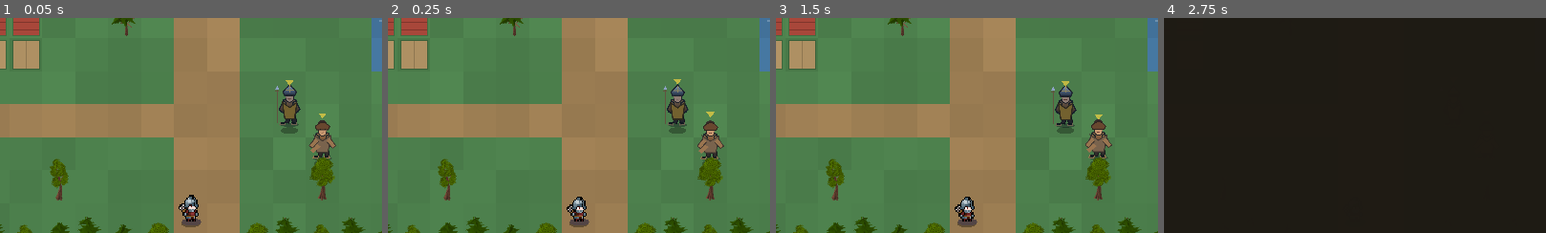
Above: before the commit, frames 1-4 (left to right).
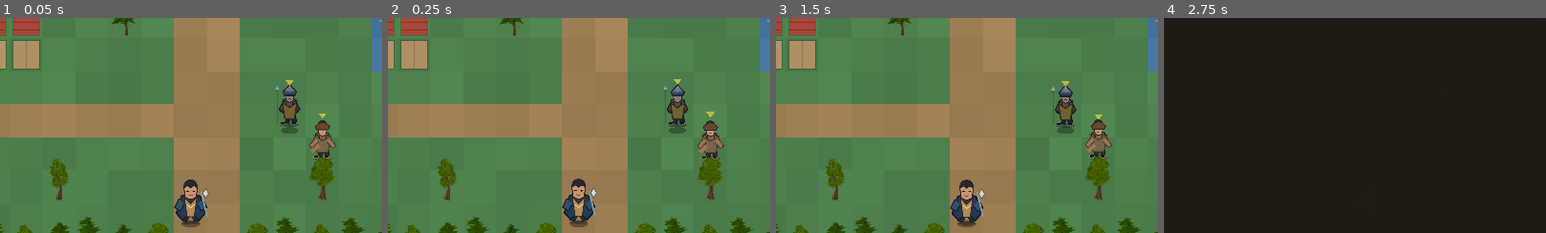
Above: after the commit, the same moments.

Repository: ninjun42215-gif/KindleWake
Game: Godot game, scene res://Location.tscn
The game is run twice, just before and just after one commit, with the same random seed, the same clock (stepped at 60 frames per second) and the same inputs. This scene is started directly instead of the project's main scene.
Inputs:
- Up to frame 1 (0.05 s): no input
- Up to frame 2 (0.25 s): no input
- Up to frame 3 (1.5 s): click "RUN" at 0.5 s; click "RUN: ON" at 1.25 s
- Up to frame 4 (2.75 s): click "CHRONICLE" at 2 s
The pictures show only the part of the screen within x 25-75%, y 42-92%; the shares and areas given below are measured in that part.

The runs differ from the first frame. In frame 1, 1.2% of the frame differs, in the area x 45-55%, y 75-96%; in frame 2, 1.2%; in frame 3, 1.2%; in frame 4, less than 0.1%.

Commit message:
Give the protagonist a distinct original chronicle-hero design

Diff:
--- a/Kindlewake/scripts/ui/location_scene.gd
+++ b/Kindlewake/scripts/ui/location_scene.gd
@@ -1206,8 +1206,9 @@
     var t: float = float(Time.get_ticks_msec()) / 1000.0
     var walking: bool = (has_target or moving_vector.length() > 0.12) and not panel_open
     var sprinting: bool = walking and (run_toggled or ExplorationControls.running())
-    var motion_state: String = "run" if sprinting and Art.unit_sheet("soldier", "run") != null else ("walk" if walking else "idle")
-    if not Art.draw_unit(self, "soldier", motion_state, t, p + Vector2(0, 8), 2.0, facing_left):
+    var hero_motion: String = "walk" if walking else "idle"
+    var hero_clock: float = t * (1.35 if sprinting else 1.0)
+    if not Art.draw_character_animated(self, "chronicle_hero", p + Vector2(0, 8), hero_clock, hero_motion, 0.46, Color.WHITE, facing_left):
         draw_rect(Rect2(p + Vector2(-8, -24), Vector2(16, 28)), Color(0.22, 0.50, 0.88))
 
 
